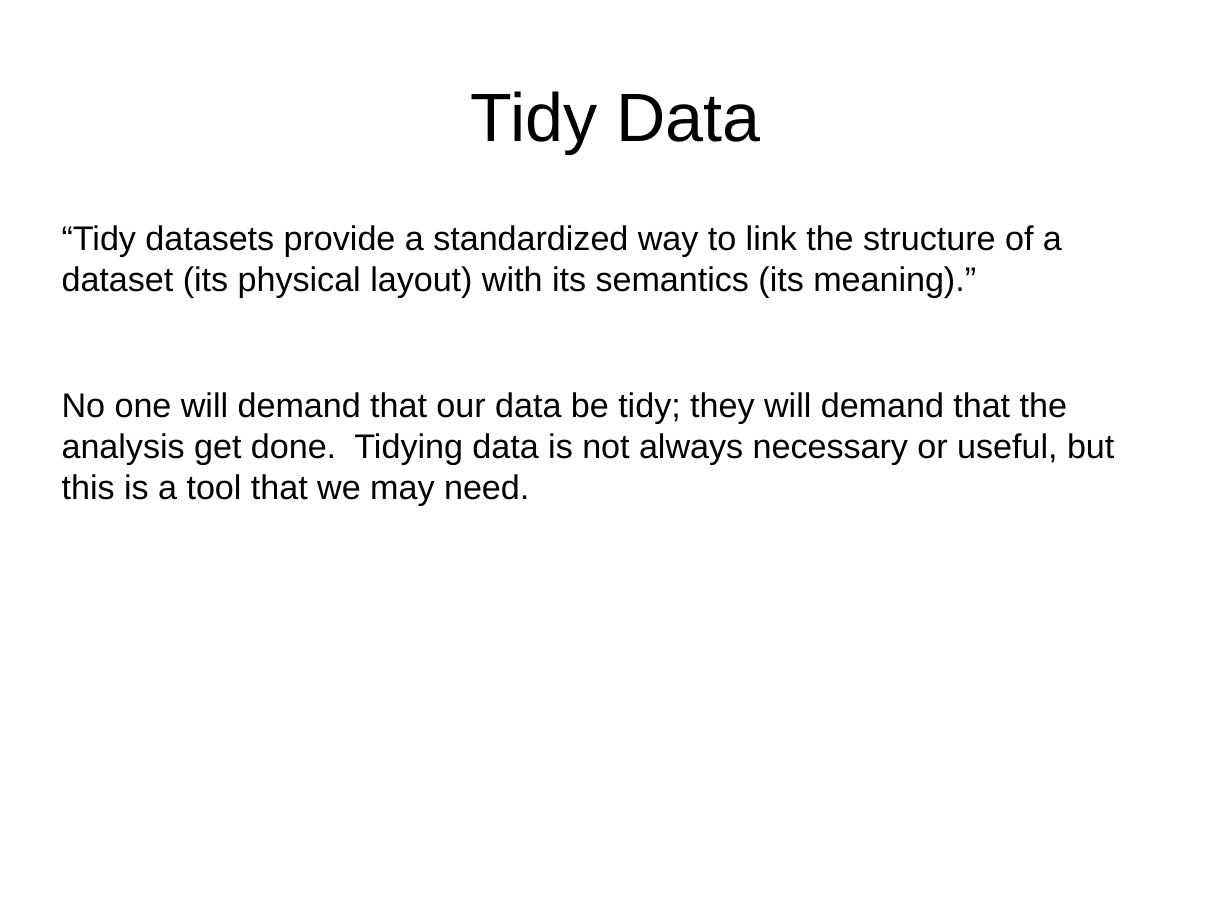
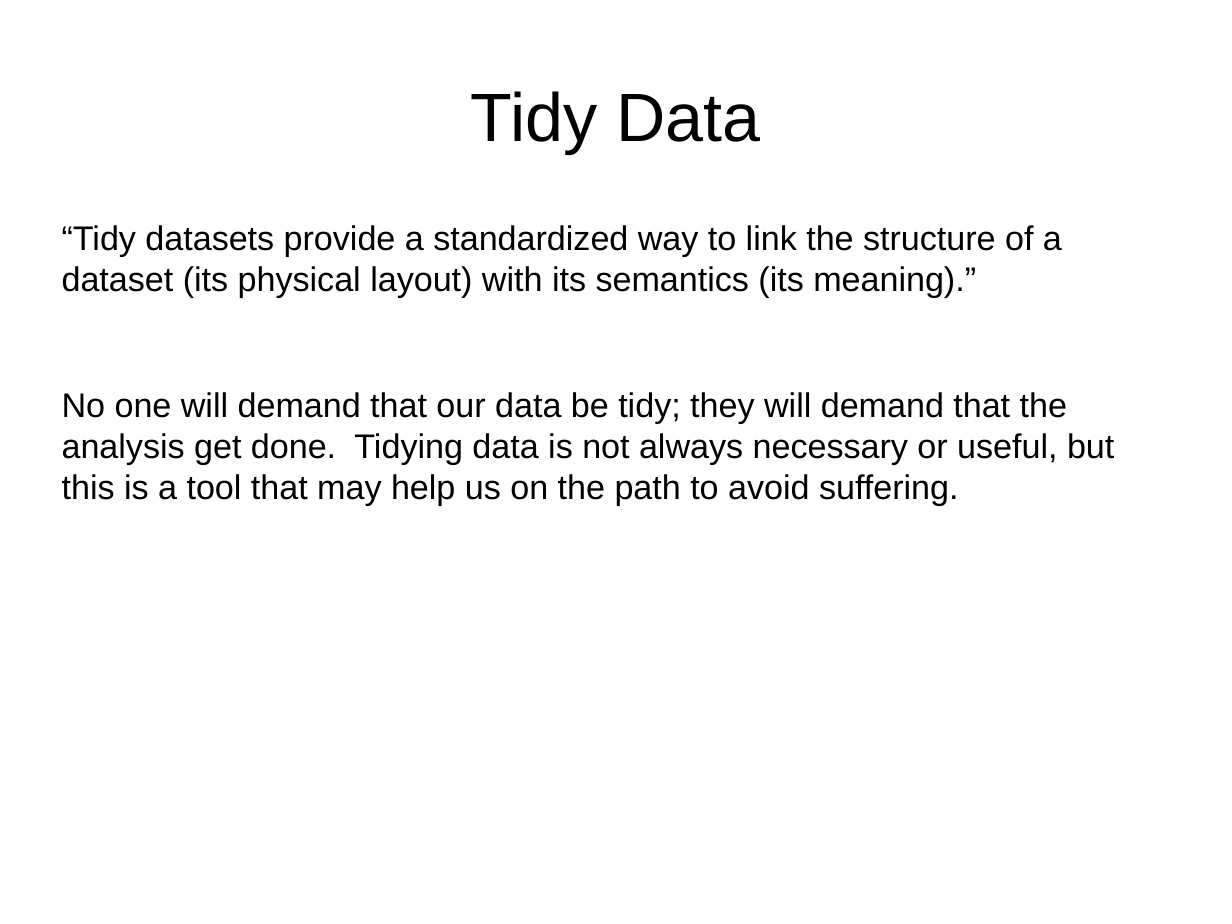
Before and after one commit to wltrimbl/uchicago-data227, a slide deck: slide 5 of slides/03-TIDY.odp (slide 2 before the commit). Drawn at 1232x924 pixels with LibreOffice and Linux fonts; fonts in the diff are those of the drawing. Boxes give left, top, right and bottom in pixels: in the first picture for what was removed or moved away, otherwise in the second. Text is boxed around its words. In the diff, an @@ line names an element or a change of style, - is before the commit and + after.

```diff
--- a/slides/03-TIDY.odp
+++ b/slides/03-TIDY.odp
@@ text at <box>62,392,1114,505</box>: text changed @@
-No one will demand that our data be tidy; they will demand that the analysis get done. Tidying data is not always necessary or useful, but this is a tool that we may need.
+No one will demand that our data be tidy; they will demand that the analysis get done. Tidying data is not always necessary or useful, but this is a tool that may help us on the path to avoid suffering.
```
Also in this commit, not shown: 17 other slides changed, 6 slides added, 1 slide removed, 4 other files.
